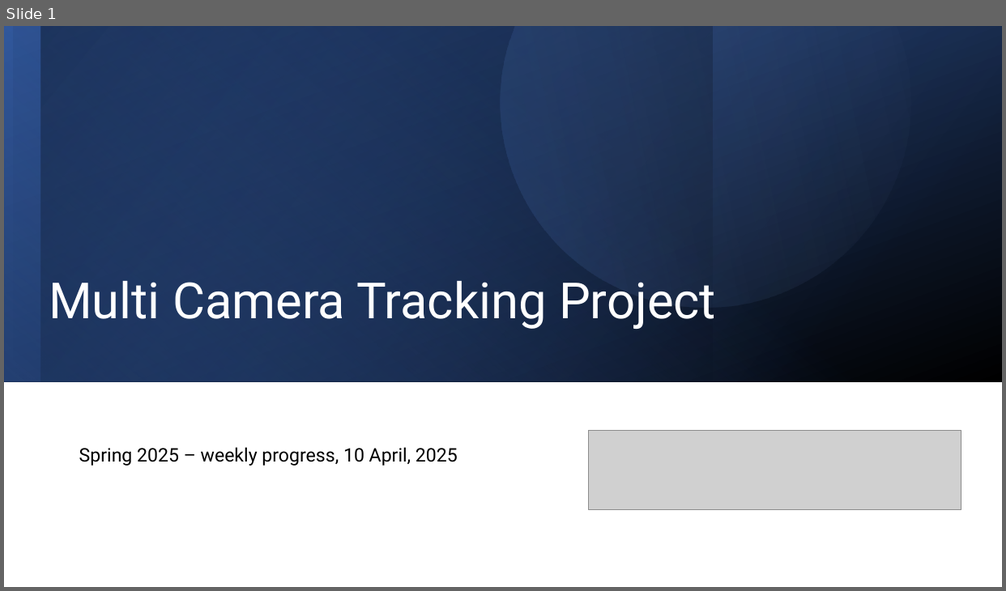
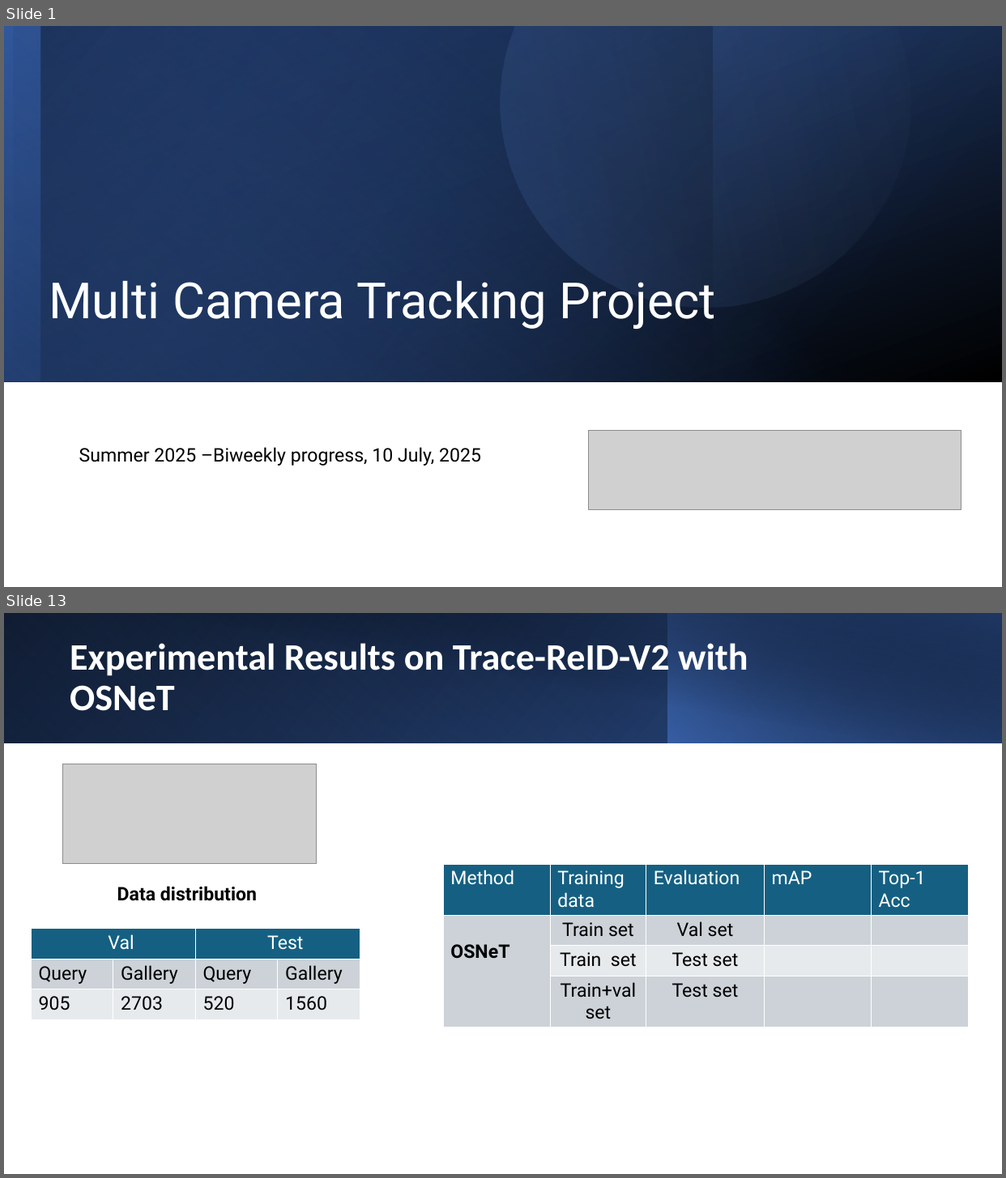
Before and after one commit to ManishGovind/transfer, a slide deck: Temp.pptx. Shown one above the other, each under a label of ours: slide 1 before the commit, slides 1 and 13 after it; the slides between them are not shown. The pictures are 1006x591 and 1006x1178 pixels, drawn with LibreOffice and Linux fonts; fonts in the diff are those of the drawing; grey boxes stand for pictures. Boxes give left, top, right and bottom in pixels: in the first picture for what was removed or moved away, otherwise in the second. Text is boxed around its words. In the diff, an @@ line names an element or a change of style, - is before the commit and + after.

Commit message:
Added 10 July updates

```diff
--- a/Temp.pptx
+++ b/Temp.pptx
@@ slide 13 added at [4, 613, 1002, 1174], background #FFFFFF @@
@@ rectangle added at [4, 613, 1002, 743], fill gradient #000000 to #2F5496 @@
@@ rectangle added at [4, 613, 669, 743], fill gradient #4472C4 to #1F3864 @@
@@ rectangle added at [41, 613, 1002, 744], fill gradient #000000 to #1F3864 @@
@@ rectangle added at [668, 613, 1002, 743], fill gradient #4472C4 to #000000 @@
@@ title added at [70, 643, 748, 711], 36 pt, text #FFFFFF, bold @@
+Experimental Results on Trace-ReID-V2 with OSNeT
@@ picture added at [62, 764, 317, 864] @@
@@ table added at [444, 864, 969, 1029], 4 rows, 5 columns @@
+Method | Training data | Evaluation | mAP | Top-1 Acc
+OSNeT | Train set | Val set |  | 
+ | Train set | Test set |  | 
+ | Train+val set | Test set |  | 
@@ text added at [117, 886, 257, 901], 18 pt, text #000000, bold @@
+Data distribution
@@ table added at [31, 929, 360, 1020], 3 rows, 4 columns @@
+Val |  | Test | 
+Query | Gallery | Query | Gallery
+905 | 2703 | 520 | 1560
@@ slide 1 changed as well @@
@@ text at [79, 447, 481, 466]: text changed @@
-Spring 2025 – weekly progress, 10 April, 2025
+Summer 2025 –Biweekly progress, 10 July, 2025
```
Also in this commit, not shown: 1 other slide changed, 20 other slides added, 22 slides removed.
